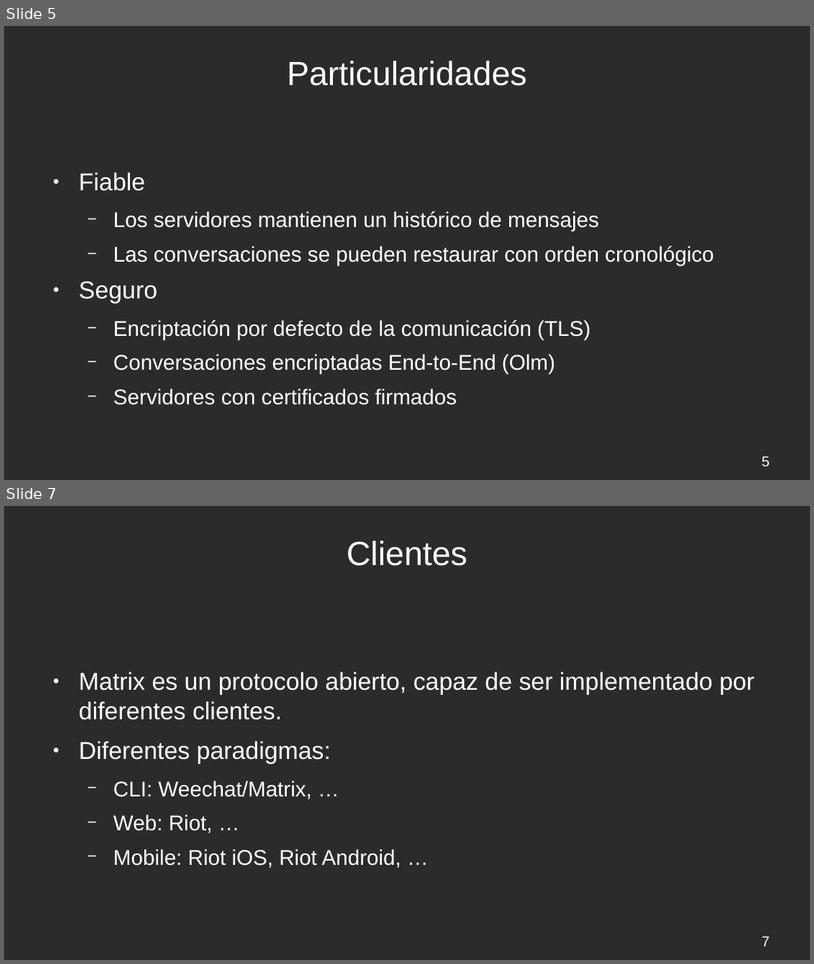
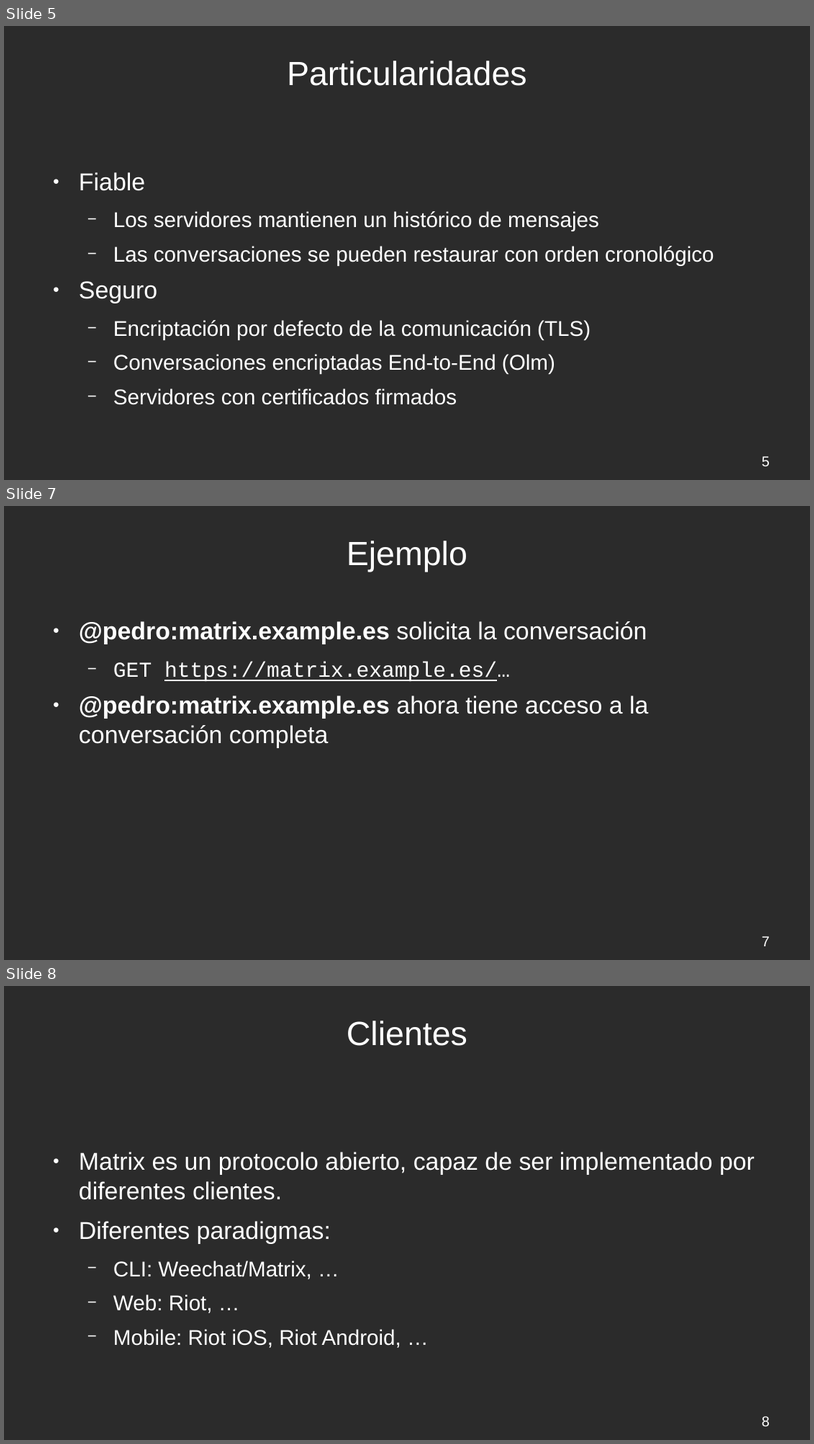
Before and after one commit to Alxe/UGR_FR, a slide deck: Matrix/matrix.odp. Shown one above the other, each under a label of ours: slides 5 and 7 before the commit, slides 5, 7 and 8 after it; the slides between them are not shown. The pictures are 814x964 and 814x1444 pixels, drawn with LibreOffice and Linux fonts; fonts in the diff are those of the drawing; background and template pictures are left out; a plain dark background stands for a picture behind light text. Boxes give left, top, right and bottom in pixels: in the first picture for what was removed or moved away, otherwise in the second. Text is boxed around its words. In the diff, an @@ line names an element or a change of style, - is before the commit and + after.

Commit message:
Updated Matrix slides

```diff
--- a/Matrix/matrix.odp
+++ b/Matrix/matrix.odp
@@ slide 7 added at [4, 506, 810, 960], background picture (left out) @@
@@ title added at [347, 541, 468, 572], 33 pt, text #FFFFFF @@
+Ejemplo
@@ text added at [79, 621, 648, 748], 24 pt, text #FFFFFF @@
+● @pedro:matrix.example.es solicita la conversación
+  − GET https://matrix.example.es/…
+● @pedro:matrix.example.es ahora tiene acceso a la conversación completa
@@ page number added at [762, 936, 770, 946], 14 pt, text #FFFFFF @@
+7
@@ what was slide 7 is now slide 8 @@
@@ page number at [762, 1416, 770, 1426]: text changed @@
-7
+8
```
Also in this commit, not shown: 3 slides changed, 1 other file.
